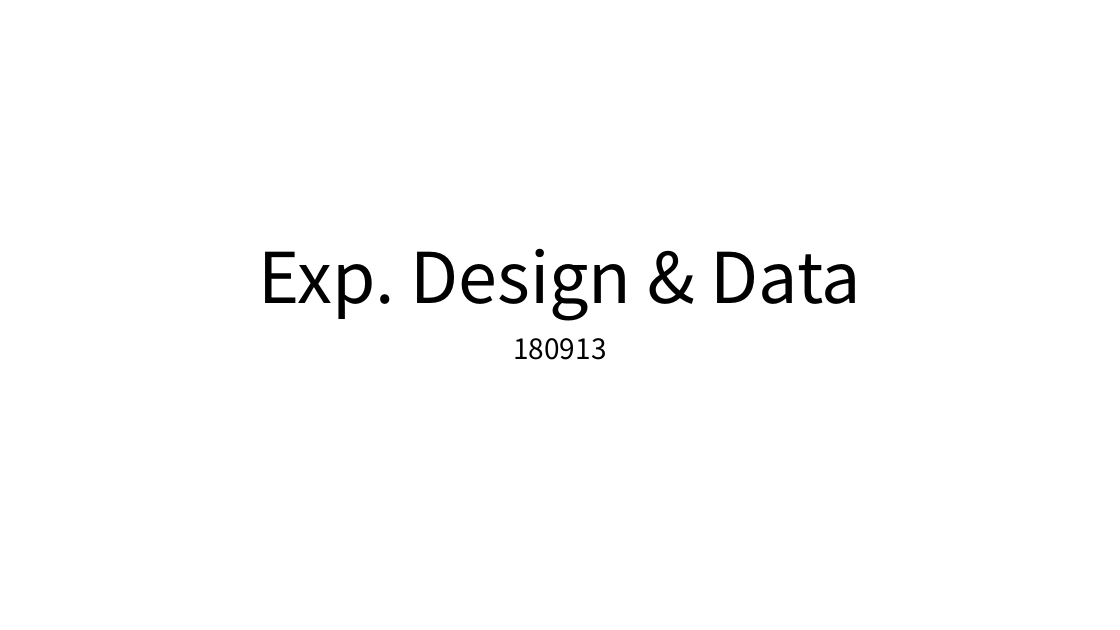
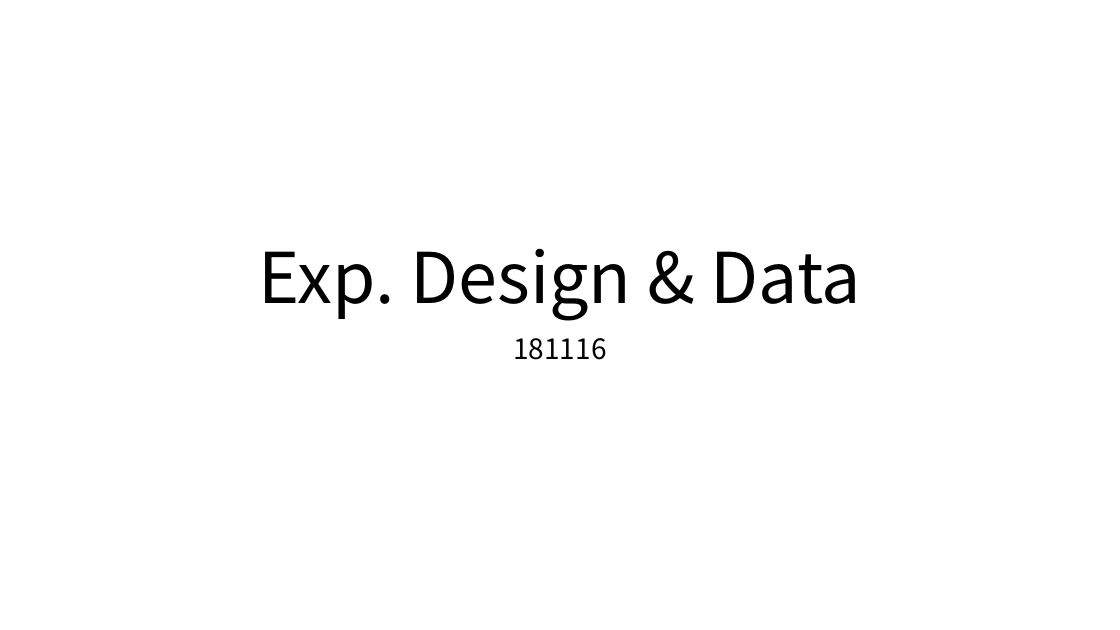
Before and after one commit to NieSz/poor-neuroeco-exp, a slide deck: slide 1 of anal/181111.pptx. Drawn at 1120x630 pixels with LibreOffice and Linux fonts; fonts in the diff are those of the drawing. Boxes give left, top, right and bottom in pixels: in the first picture for what was removed or moved away, otherwise in the second. Text is boxed around its words. In the diff, an @@ line names an element or a change of style, - is before the commit and + after.

```diff
--- a/anal/181111.pptx
+++ b/anal/181111.pptx
@@ subtitle at (513, 338, 606, 360): text changed @@
-180913
+181116
```
Also in this commit, not shown: 7 other slides changed, 1 slide added, 2 other files.
